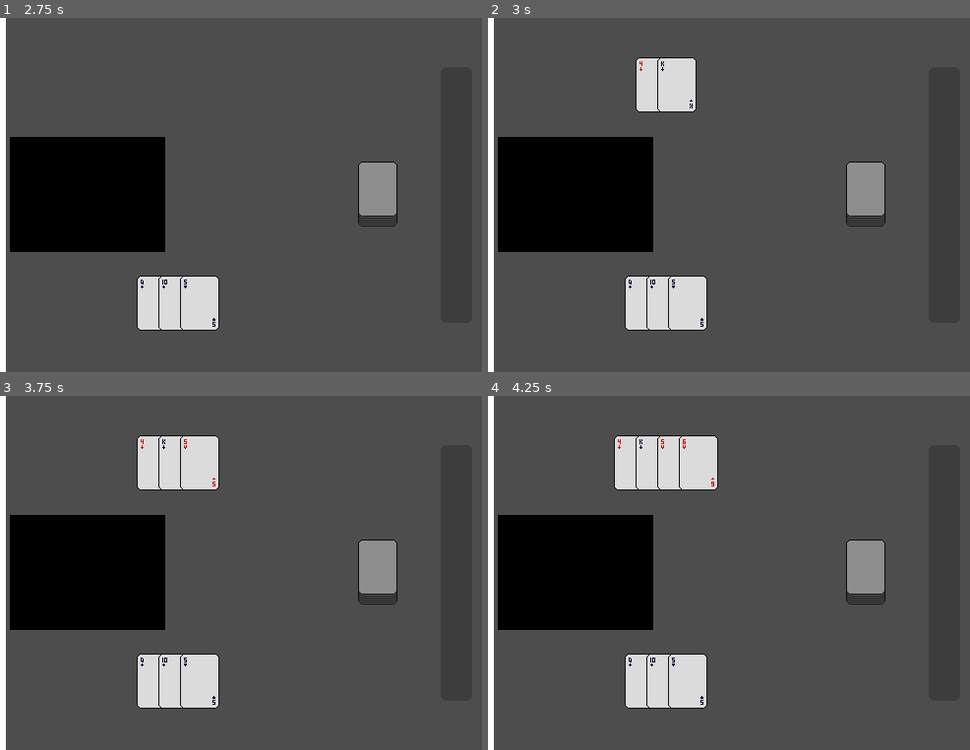
Above: before the commit, frames 1-4 (two rows, left to right).
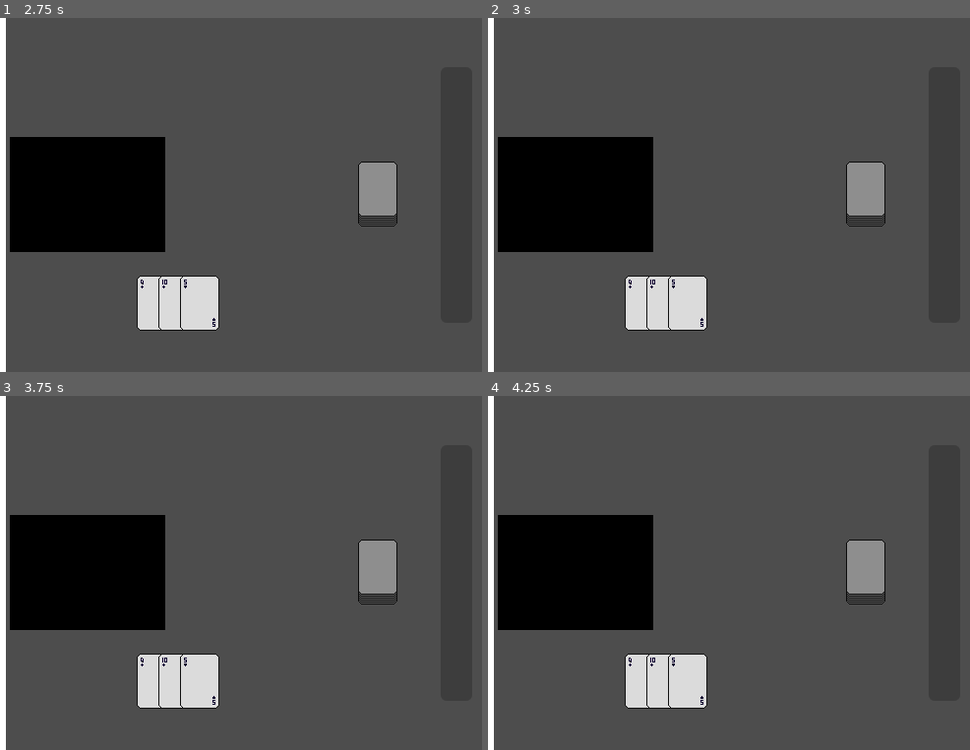
Above: after the commit, the same moments.

Repository: kytoaa/gmtk-project-2025
Game: Godot game, scene res://scenes/game_scene.tscn
Same seed, same stepped clock (60 frames per second), same inputs: the game is played once before the commit and once after it.
Inputs (mouse positions are in pixels of both pictures, inside the frame that each line leads up to):
- Up to frame 1 (2.75 s): click (375, 195) at 0.5 s; click (375, 195) at 1.25 s; click (375, 195) at 2 s
- Up to frame 2 (3 s): tap Enter (ui_accept) at 2.75 s; hold Enter (ui_accept) from 2.78 s (still down)
- Up to frame 3 (3.75 s): release Enter (ui_accept) at 3.53 s; tap Enter (ui_accept) at 3.6 s
- Up to frame 4 (4.25 s): tap Enter (ui_accept) at 3.77, 4.07 s

Frame 1 is identical in both runs. In frame 2, 2.0% of the frame differs, in the area x 30-44%, y 11-27%; in frame 3, 2.7%; in frame 4, 3.4%, in the area x 26-48%, y 11-27%.

Commit message:
gamedata tracking

Diff:
--- /dev/null
+++ b/globals/signal_bus.gd
@@ -0,0 +1,4 @@
+extends Node
+
+signal on_player_loss
+signal on_dealer_loss
--- a/project.godot
+++ b/project.godot
@@ -14,6 +14,10 @@
 run/main_scene="uid://b8ec0yxtxcf7m"
 config/features=PackedStringArray("4.4", "GL Compatibility")
 config/icon="res://icon.svg"
+
+[autoload]
+
+SignalBus="*res://globals/signal_bus.gd"
 
 [display]
 
--- a/scenes/game_scene.gd
+++ b/scenes/game_scene.gd
@@ -3,32 +3,44 @@
 const CardContainer = preload("res://ui/card_container.gd")
 const CARD = preload("res://entities/card/card.tscn")
 
-@onready var deck: Deck = Deck.new()
+var game_data: GameData
 @onready var player_hand: Hand = Hand.new()
 @onready var dealer_hand: Hand = Hand.new()
 
 @onready var player_hand_display: CardContainer = $UI/SegmentSplitter/VBoxContainer2/PlayerCards/MarginContainer/CardContainer
 @onready var dealer_hand_display: CardContainer = $UI/SegmentSplitter/VBoxContainer2/OpponentCards/MarginContainer/CardContainer
 
+var player_turn: bool = true
 
 func _ready() -> void:
-	self.deck.shuffle()
+	self.init(GameData.new())
+	self.game_data.deck.shuffle()
+
+func init(game_data: GameData) -> void:
+	self.game_data = game_data
 
 func _unhandled_input(event: InputEvent) -> void:
 	if event.is_action_pressed("ui_accept"):
 		draw_dealer_card()
 
 func draw_player_card() -> void:
-	self.draw_card(player_hand, player_hand_display, player_lose)
+	if not player_turn:
+		return
+
+	var card = self.draw_card(player_hand, player_hand_display, player_lose)
+	if "mokepon" in card:
+		player_turn = false
 
 func draw_dealer_card() -> void:
-	self.draw_card(dealer_hand, dealer_hand_display, dealer_lose)
-
-func draw_card(hand: Hand, card_container: CardContainer, loss_f: Callable) -> void:
-	if hand.has_lost():
+	if player_turn:
 		return
 
-	var card = self.deck.draw_card()
+	var card = self.draw_card(dealer_hand, dealer_hand_display, dealer_lose)
+	if "mokepon" in card:
+		game_data.cheat_meter += 20.0
+
+func draw_card(hand: Hand, card_container: CardContainer, loss_f: Callable) -> Variant:
+	var card = self.game_data.deck.draw_card()
 
 	hand.add_card(card)
 
@@ -38,11 +50,13 @@
 
 	if hand.has_lost():
 		loss_f.call()
-		return
+		return card
+
+	return card
 
 
 func player_lose() -> void:
-	pass
+	SignalBus.on_player_loss.emit()
 
 func dealer_lose() -> void:
-	pass
+	SignalBus.on_dealer_loss.emit()
--- /dev/null
+++ b/systems/game_data.gd
@@ -0,0 +1,10 @@
+class_name GameData
+extends Resource
+
+var deck: Deck
+var inventory
+var cheat_meter: float
+
+func _init() -> void:
+	self.deck = Deck.new()
+	cheat_meter = 20.0
Not shown, added: globals/signal_bus.gd.uid
Not shown, added: systems/game_data.gd.uid
